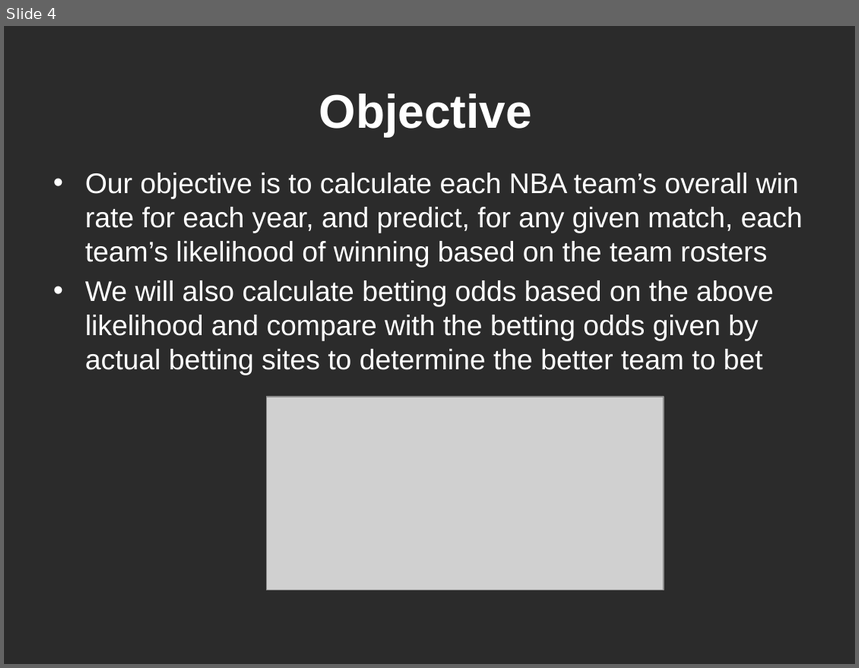
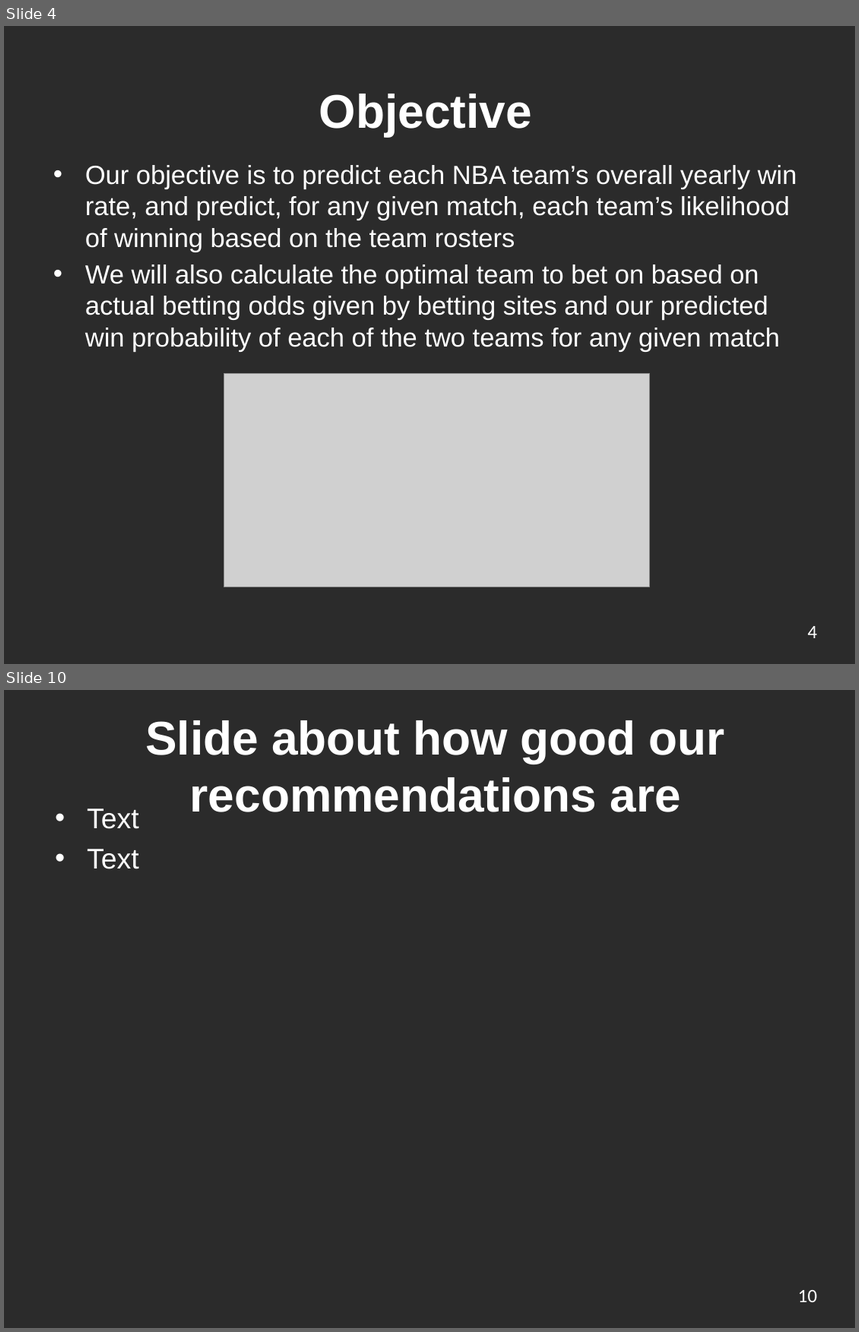
Before and after one commit to ickletsmulet/ECE-143-Group-19, a slide deck: Presentation.pptx. Shown one above the other, each under a label of ours: slide 4 before the commit, slides 4 and 10 after it; the slides between them are not shown. The pictures are 859x668 and 859x1332 pixels, drawn with LibreOffice and Linux fonts; fonts in the diff are those of the drawing; grey boxes stand for pictures; background and template pictures are left out; a plain dark background stands for a picture behind light text. Boxes give left, top, right and bottom in pixels: in the first picture for what was removed or moved away, otherwise in the second. Text is boxed around its words. In the diff, an @@ line names an element or a change of style, - is before the commit and + after.

```diff
--- a/Presentation.pptx
+++ b/Presentation.pptx
@@ slide 10 added at (4,690,855,1328), background picture (left out) @@
@@ title added at (145,720,725,812), 40 pt, text #FFFFFF, bold @@
+Slide about how good our recommendations are
@@ text added at (87,809,139,869), 24 pt, text #FFFFFF @@
+• Text
+• Text
@@ page number added at (798,1290,817,1303), 16 pt, text #FFFFFF @@
+10
@@ slide 4 changed as well @@
@@ text at (85,165,797,352): text changed; size 24 to 22.2 pt @@
-• Our objective is to calculate each NBA team’s overall win rate for each year, and predict, for any given match, each team’s likelihood of winning based on the team rosters
-• We will also calculate betting odds based on the above likelihood and compare with the betting odds given by actual betting sites to determine the better team to bet
+• Our objective is to predict each NBA team’s overall yearly win rate, and predict, for any given match, each team’s likelihood of winning based on the team rosters
+• We will also calculate the optimal team to bet on based on actual betting odds given by betting sites and our predicted win probability of each of the two teams for any given match
@@ picture: place and size @@
-picture at (266,397,664,591)
+picture at (224,373,649,588)
@@ page number added at (808,626,818,639), 16 pt, text #FFFFFF @@
+4
```
Also in this commit, not shown: 5 other slides changed, 5 other slides added, 1 slide removed.
